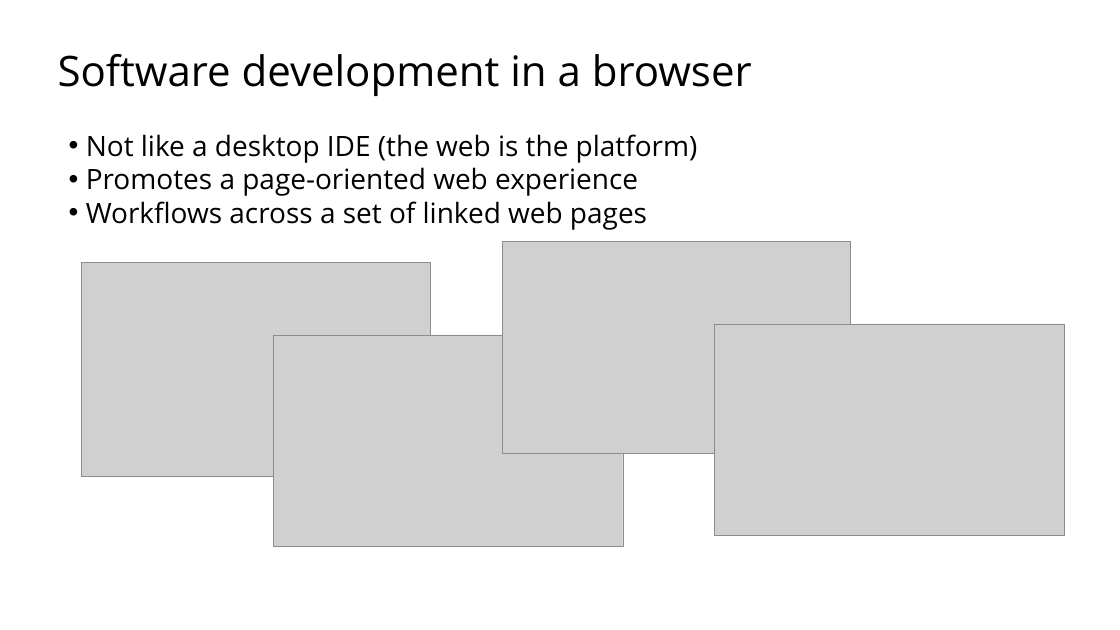
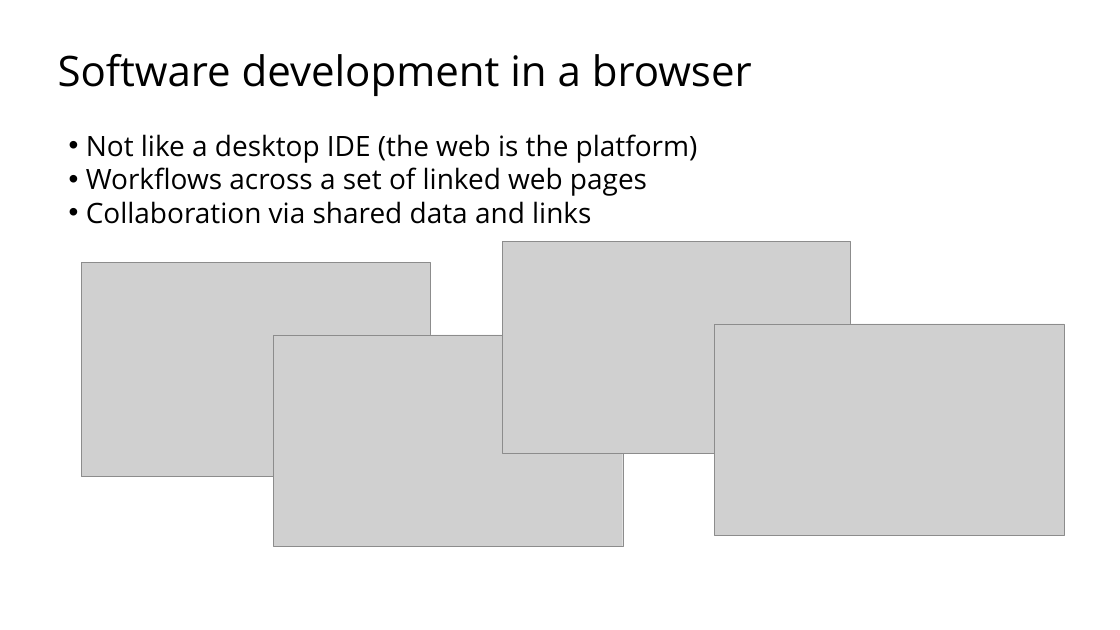
Before and after one commit to sfmccourt/oscon, a slide deck: slide 4 of osconorion.odp (slide 3 before the commit). Drawn at 1120x630 pixels with LibreOffice and Linux fonts; fonts in the diff are those of the drawing; grey boxes stand for pictures; background and template pictures are left out. Boxes give left, top, right and bottom in pixels: in the first picture for what was removed or moved away, otherwise in the second. Text is boxed around its words. In the diff, an @@ line names an element or a change of style, - is before the commit and + after.

Commit message:
updated

```diff
--- a/osconorion.odp
+++ b/osconorion.odp
@@ text at (x1=86, y1=167, x2=638, y2=196): paragraph removed @@
-  • Promotes a page-oriented web experience
@@ text at (x1=86, y1=201, x2=591, y2=224): paragraph added @@
+  • Collaboration via shared data and links
```
Also in this commit, not shown: 2 other slides changed, 1 slide added.
